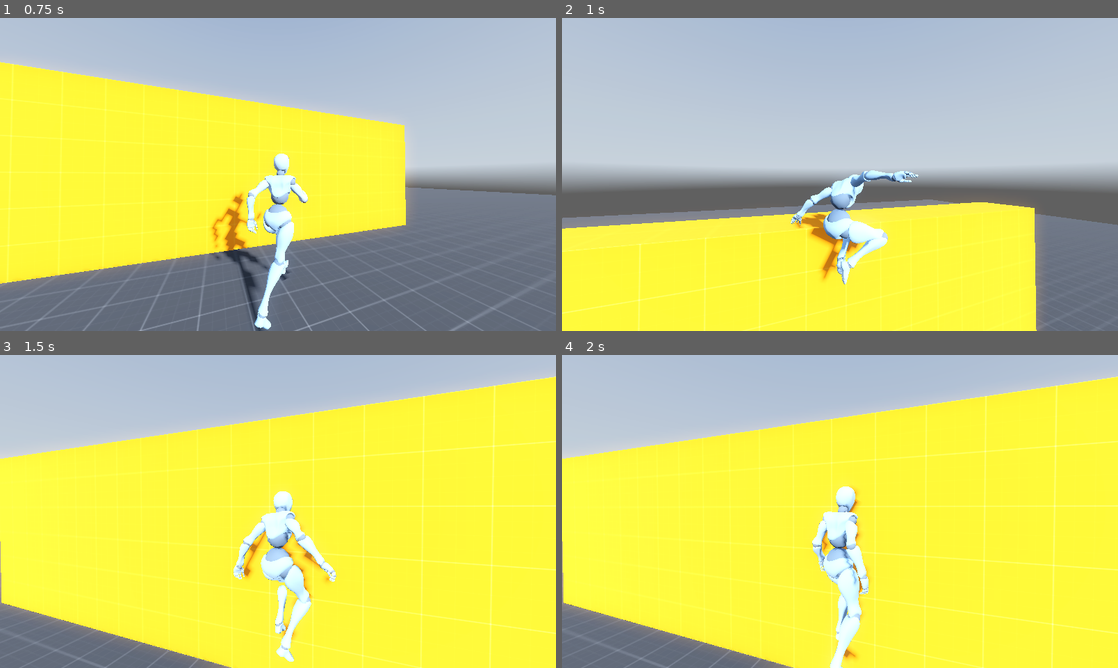
Above: before the commit, frames 1-4 (two rows, left to right).
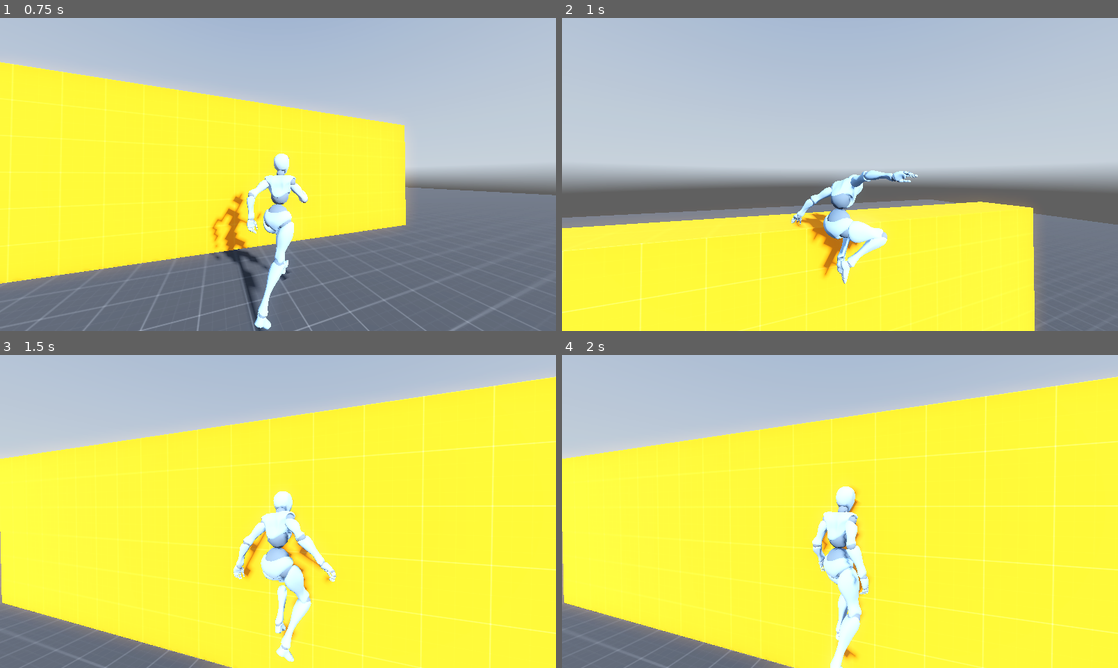
Above: after the commit, the same moments.

Repository: btarg/third-person-controller
Game: Godot game, scene res://Scenes/Levels/prototype.tscn
Same seed, same stepped clock (60 frames per second), same inputs: the game is played once before the commit and once after it. A sky picture missing from this copy of the repository is replaced by a grey-blue gradient.
Inputs (mouse positions are in pixels of both pictures, inside the frame that each line leads up to):
- Up to frame 1 (0.75 s): tap Enter at 0.5 s; move the mouse to (305, 174) at 0.52 s; hold W (move_forwards) from 0.53 s (still down); hold Shift (run) from 0.53 s (still down)
- Up to frame 2 (1 s): keep holding W (move_forwards); keep holding Shift (run); tap Space (jump) at 0.77 s
- Up to frame 3 (1.5 s): keep holding W (move_forwards); move the mouse to (250, 511) at 1.27 s; release Shift (run) at 1.28 s; tap R at 1.35 s
- Up to frame 4 (2 s): keep holding W (move_forwards); tap Space (jump) at 1.52 s

Frame 1 is identical in both runs. In frame 2, 1.4% of the frame differs, in the area x 0-100%, y 48-100%; in frame 3, 0.2%; in frame 4, 0.1%.

Commit message:
update player from state machine

Diff:
--- a/Scripts/Characters/SpringArmPivot.gd
+++ b/Scripts/Characters/SpringArmPivot.gd
@@ -39,7 +39,7 @@
     Input.set_mouse_mode(Input.MOUSE_MODE_CAPTURED)
     print(spring_arm_clamp)
 
-func _unhandled_input(event) -> void:
+func unhandled_input_update(event) -> void:
     if enabled:
         if event is InputEventMouseMotion and mouse_locked:
             rotate_y(-event.relative.x * 0.005)
@@ -55,7 +55,7 @@
                     mouse_locked = true
 
 
-func _physics_process(_delta) -> void:
+func camera_physics_process(_delta) -> void:
     if not enabled or not mouse_locked:
         return
 
--- a/Scripts/GameMode/States/BattleState.gd
+++ b/Scripts/GameMode/States/BattleState.gd
@@ -129,7 +129,9 @@
         elif event.is_pressed() and event.keycode == KEY_A:
             var enemy_instance = test_enemy.instantiate()
             add_child(enemy_instance)
-            enemy_instance.name = "Spawned Enemy"
             enemy_instance.global_position = player.global_position
             var enemy_battle_character := enemy_instance.get_node("BattleCharacter") as BattleCharacter
             enter_battle(enemy_battle_character)
+
+func unhandled_input_update(_event) -> void:
+    pass
--- a/Scripts/GameMode/States/ExplorationState.gd
+++ b/Scripts/GameMode/States/ExplorationState.gd
@@ -11,23 +11,23 @@
 func enter() -> void:
     print("Exploration entered")
     player.enabled = true
-    spring_arm_pivot.enabled = true
 
 # Runs when the state is exited
 func exit() -> void:
     player.enabled = false
-    spring_arm_pivot.enabled = false
 
 # Updates every _process() update (When state is active)
 func update(_delta) -> void:
     pass
 
 # Updates every _physics_process() update (When state is active)
-func physics_update(_delta) -> void:
-    pass
-
+func physics_update(delta) -> void:
+    spring_arm_pivot.camera_physics_process(delta)
 
 func input_update(event) -> void:
     if event is InputEventKey and active:
         if event.is_pressed() and not event.is_echo() and event.keycode == KEY_R:
             Transitioned.emit(self, "BattleState")
+
+func unhandled_input_update(event) -> void:
+    spring_arm_pivot.unhandled_input_update(event)
--- a/Scripts/StateMachine/state_machine.gd
+++ b/Scripts/StateMachine/state_machine.gd
@@ -28,8 +28,11 @@
 func _physics_process(delta : float) -> void:
 	current_state.physics_update(delta)
 
-func _input(event):
+func _input(event) -> void:
 	current_state.input_update(event)
+
+func _unhandled_input(event: InputEvent) -> void:
+	current_state.unhandled_input_update(event)
 
 func on_state_transitioned(state : State, new_state_name : String) -> void:
 	if state != current_state:
